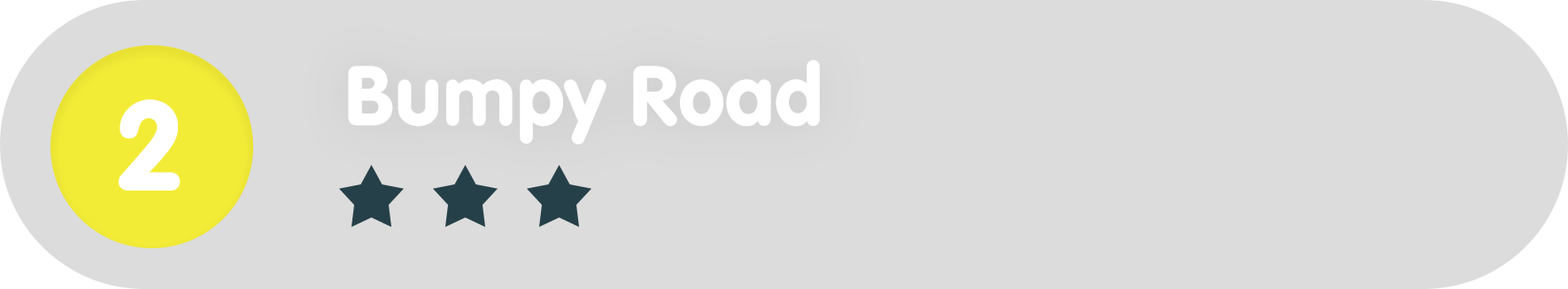
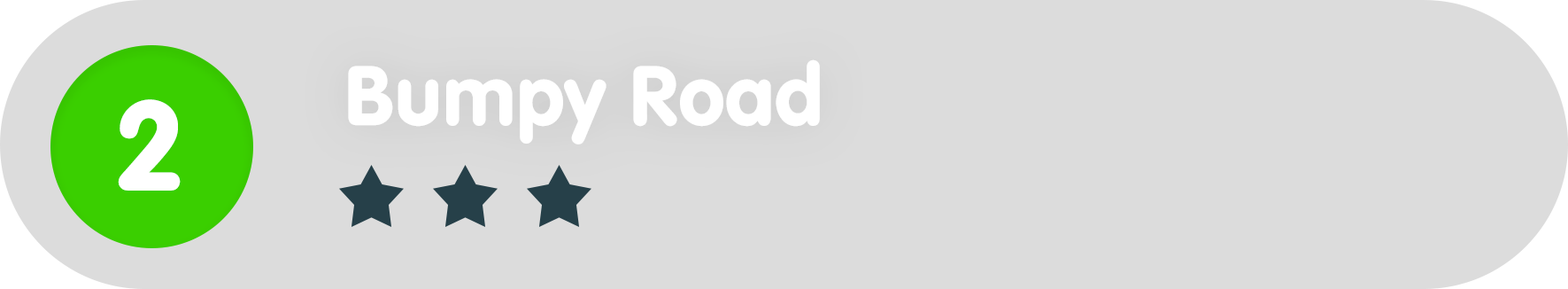
Comparing the layer stacks of the two 1568 x 289 images. Changes:
painted on "Ellipse_green" over [50, 45, 254, 248]
